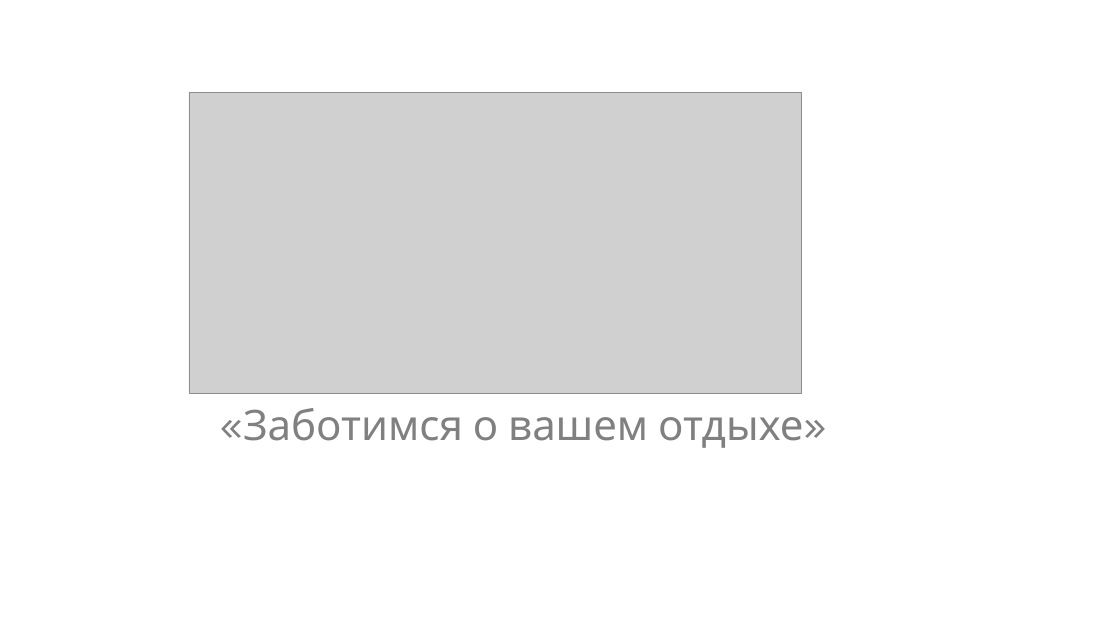
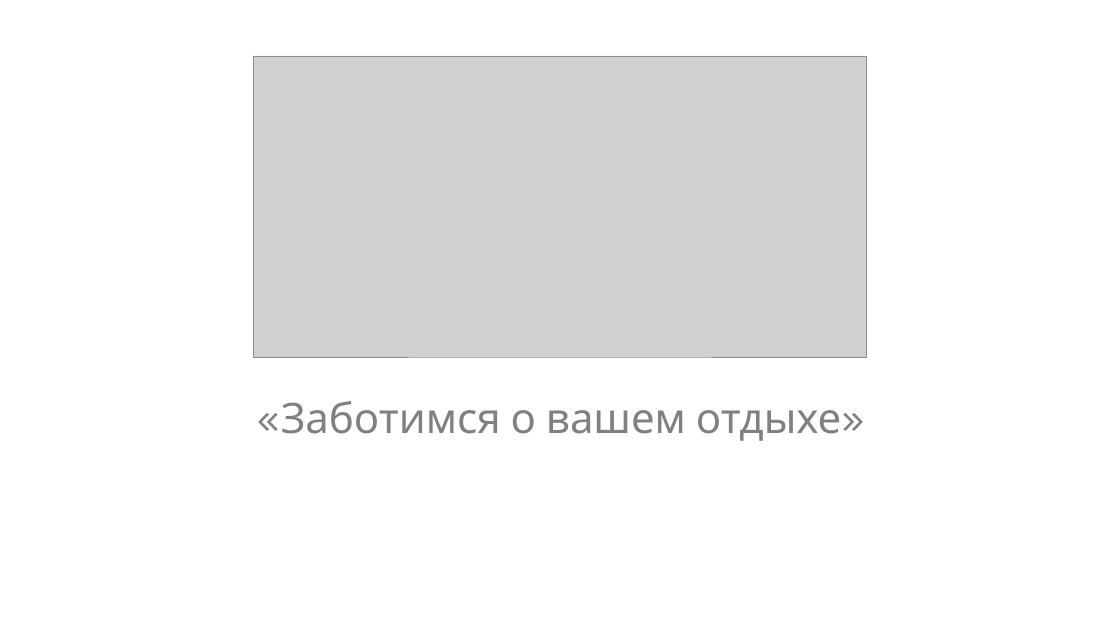
Before and after one commit to baitik-jump/tripadlager, a slide deck: slide 3 of project/no-react/Презентация.pptx. Drawn at 1120x630 pixels with LibreOffice and Linux fonts; fonts in the diff are those of the drawing; grey boxes stand for pictures; background and template pictures are left out. Boxes give left, top, right and bottom in pixels: in the first picture for what was removed or moved away, otherwise in the second. Text is boxed around its words. In the diff, an @@ line names an element or a change of style, - is before the commit and + after.

```diff
--- a/project/no-react/Презентация.pptx
+++ b/project/no-react/Презентация.pptx
@@ picture: place and size @@
-picture at [189,92,802,393]
+picture at [254,56,866,357]
@@ title "«Заботимся о вашем отдыхе»": place and size @@
-title "«Заботимся о вашем отдыхе»" at [243,408,804,448]
+title "«Заботимся о вашем отдыхе»" at [281,401,842,441]
```
Also in this commit, not shown: 4 other slides changed, 10 other files.
